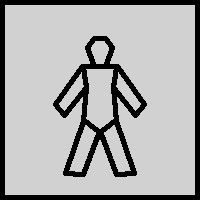
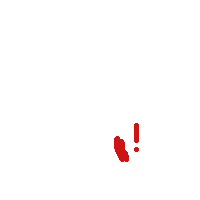
Two versions of the same layered image (200x200). Layer-by-layer changes:
hid "border" over [0,0,200,200]
added layer "leg wound" above "outline" over [114,123,139,162]
hid "outline" over [53,36,147,177]
hid "background" over [0,0,200,200]
